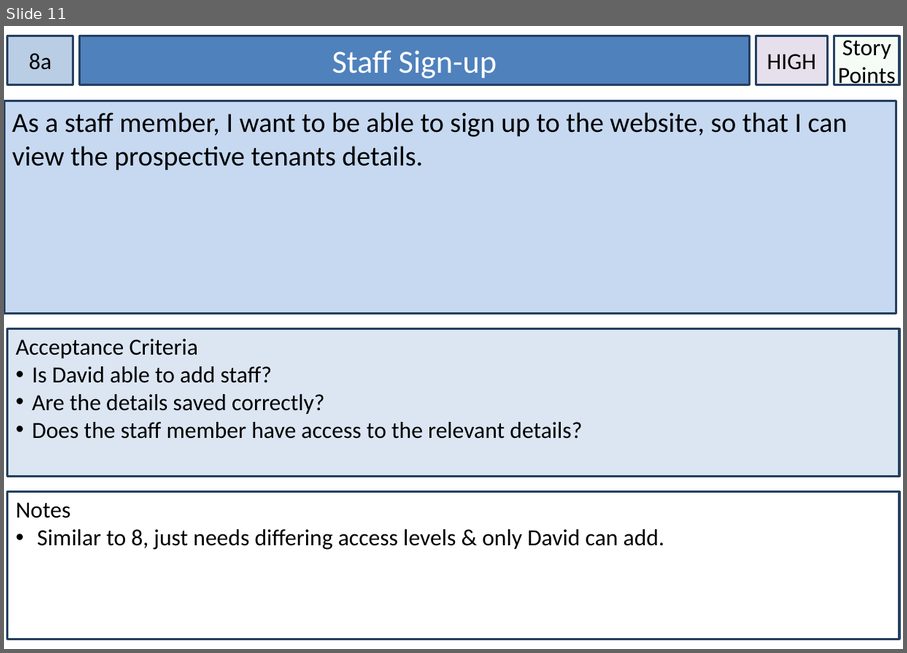
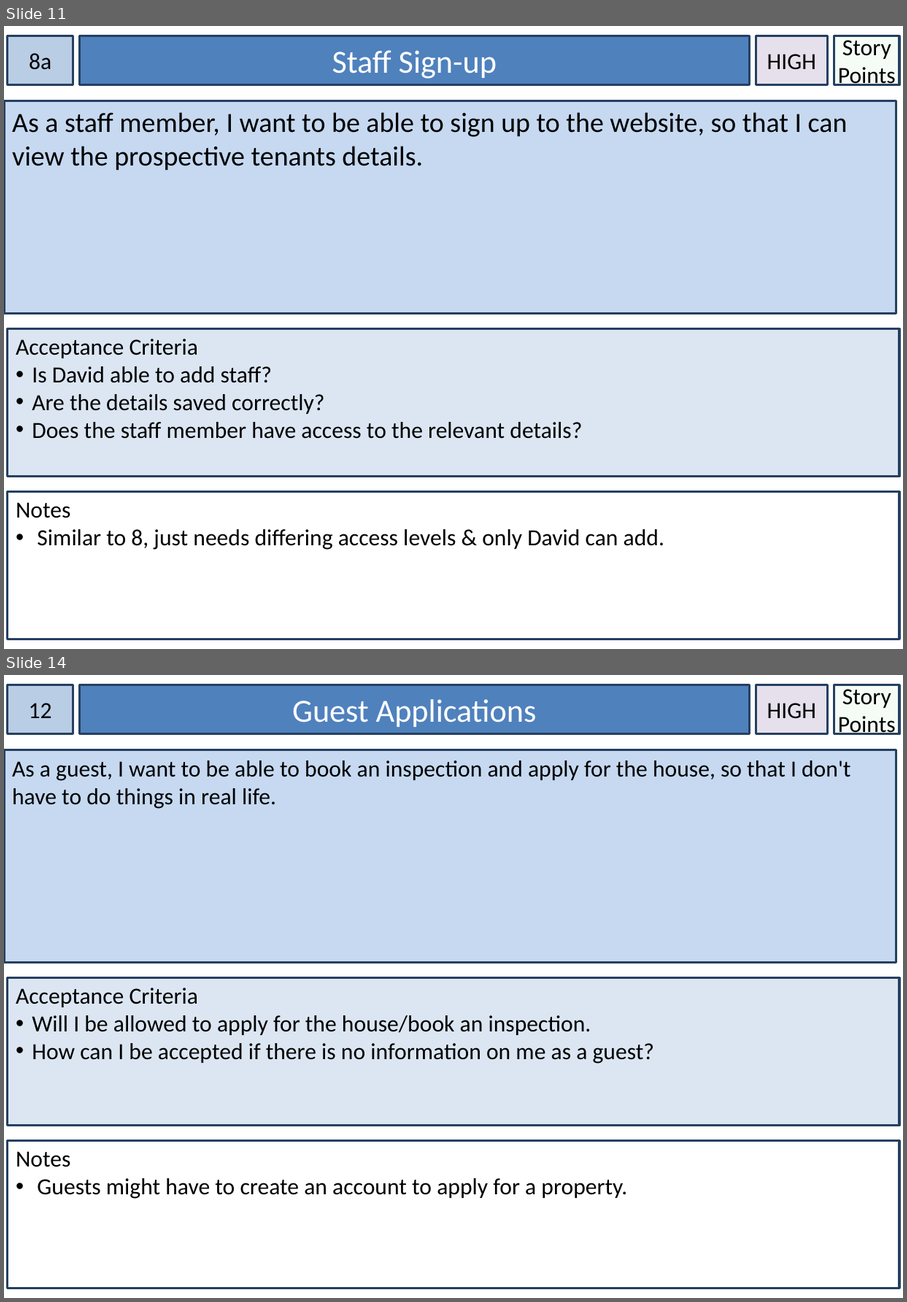
Before and after one commit to neeby/flowerpotmen, a slide deck: Things.pptx. Shown one above the other, each under a label of ours: slide 11 before the commit, slides 11 and 14 after it; the slides between them are not shown. The pictures are 907x653 and 907x1302 pixels, drawn with LibreOffice and Linux fonts; fonts in the diff are those of the drawing. Boxes give left, top, right and bottom in pixels: in the first picture for what was removed or moved away, otherwise in the second. Text is boxed around its words. In the diff, an @@ line names an element or a change of style, - is before the commit and + after.

```diff
--- a/Things.pptx
+++ b/Things.pptx
@@ slide 14 added at bbox=[4, 675, 903, 1298], background #FFFFFF @@
@@ rectangle added at bbox=[8, 685, 73, 734], fill #B9CDE5, outline #254061 2 pt, 20 pt, text #000000 @@
+12
@@ rectangle added at bbox=[80, 685, 750, 734], fill #4F81BD, outline #254061 2 pt, 28 pt, text #FFFFFF @@
+Guest Applications
@@ rectangle added at bbox=[757, 685, 829, 734], fill #E6E0EC, outline #254061 2 pt, 20 pt, text #000000 @@
+HIGH
@@ rectangle added at bbox=[835, 685, 900, 734], fill #CCF0CD at 20% opacity, outline #254061 2 pt, 20 pt, text #000000 @@
+Story Points
@@ rectangle added at bbox=[4, 749, 897, 963], fill #C6D9F1, outline #254061 2 pt, 20 pt, text #000000 @@
+As a guest, I want to be able to book an inspection and apply for the house, so that I don't have to do things in real life.
@@ rectangle added at bbox=[8, 978, 900, 1125], fill #DCE6F2, outline #254061 2 pt, 20 pt, text #000000 @@
+Acceptance Criteria
+• Will I be allowed to apply for the house/book an inspection.
+• How can I be accepted if there is no information on me as a guest?
@@ rectangle added at bbox=[8, 1141, 900, 1288], fill #FFFFFF, outline #254061 2 pt, 20 pt, text #000000 @@
+Notes
+• Guests might have to create an account to apply for a property.
```
Also in this commit, not shown: 4 other slides added.
